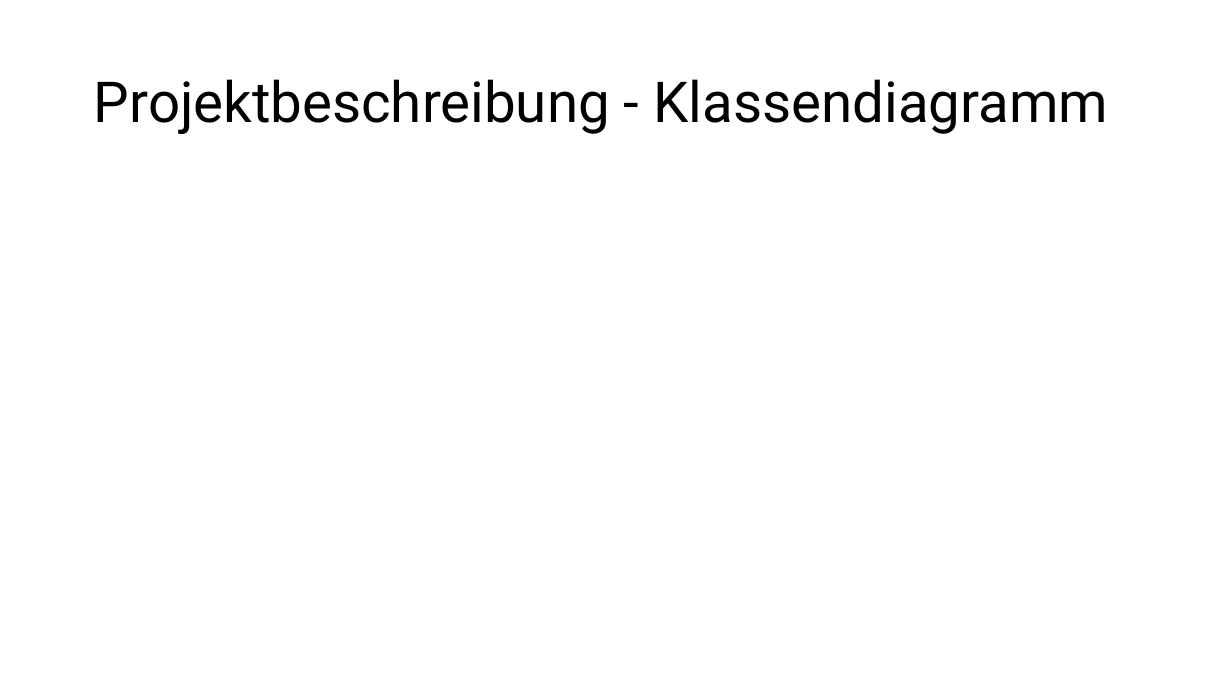
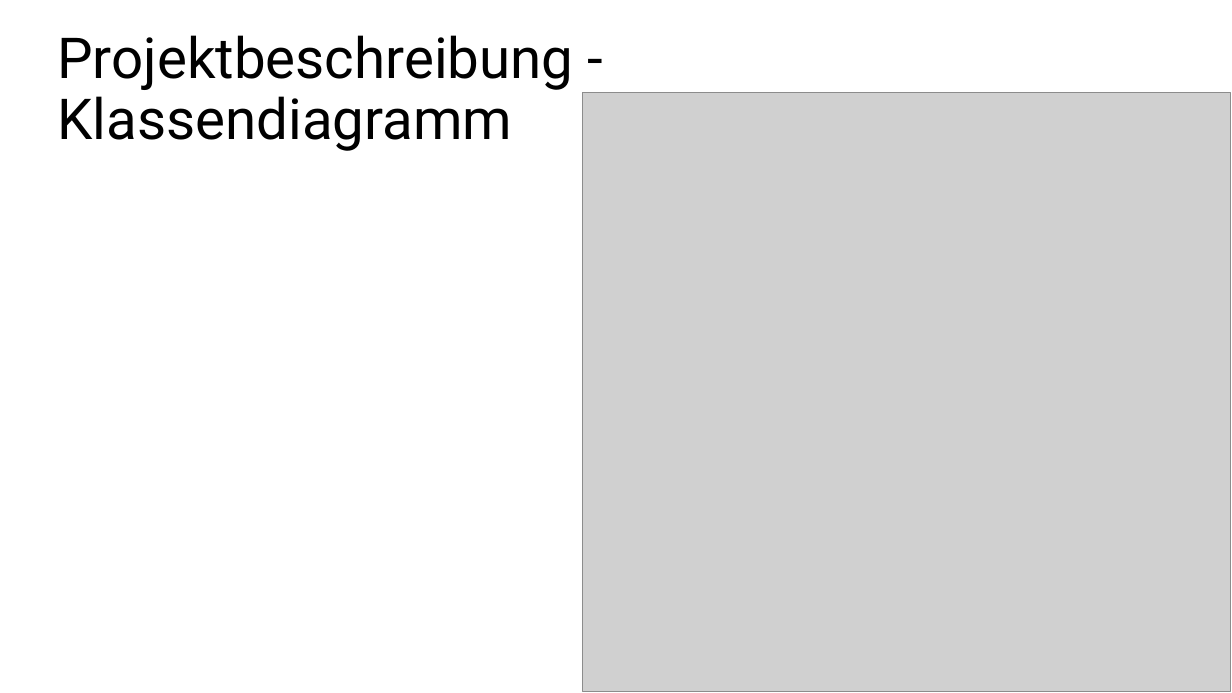
Before and after one commit to SirPatschiii/Kinobuchungsprogramm, a slide deck: slide 4 of 6_Kinobuchungssystem_20240212.pptx. Drawn at 1232x693 pixels with LibreOffice and Linux fonts; fonts in the diff are those of the drawing; grey boxes stand for pictures. Boxes give left, top, right and bottom in pixels: in the first picture for what was removed or moved away, otherwise in the second. Text is boxed around its words. In the diff, an @@ line names an element or a change of style, - is before the commit and + after.

```diff
--- a/6_Kinobuchungssystem_20240212.pptx
+++ b/6_Kinobuchungssystem_20240212.pptx
@@ title "Projektbeschreibung - Klassendiagramm" rewrapped from <box>94,79,1108,134</box> to <box>57,35,573,151</box> @@
@@ picture added at <box>582,92,1231,691</box> @@
```
Also in this commit, not shown: 2 other slides changed.
